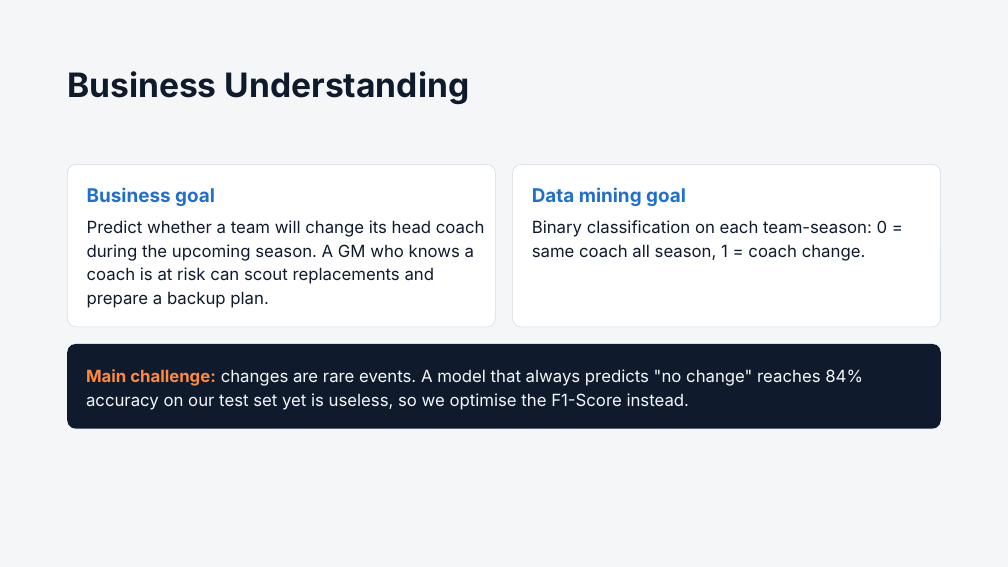
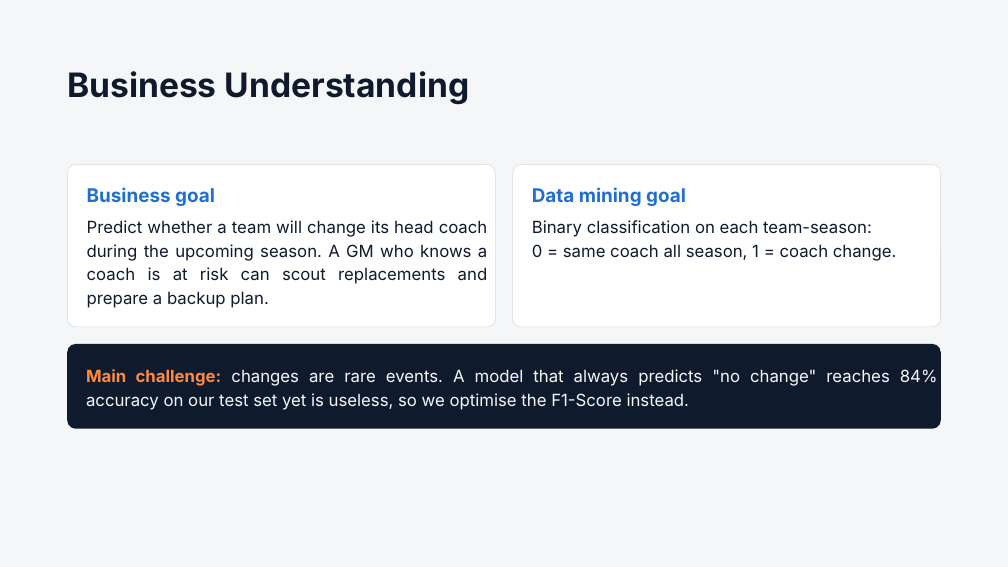
Before and after one commit to Nathan-Pinheiro/AC_hockey_predictions, a slide deck: slide 6 of Predicting NHL Head Coach Changes.pptx. Drawn at 1008x567 pixels with LibreOffice and Linux fonts; fonts in the diff are those of the drawing. Boxes give left, top, right and bottom in pixels: in the first picture for what was removed or moved away, otherwise in the second. Text is boxed around its words. In the diff, an @@ line names an element or a change of style, - is before the commit and + after.

Commit message:
coaches architecture update & presentation upgraded

```diff
--- a/Predicting NHL Head Coach Changes.pptx
+++ b/Predicting NHL Head Coach Changes.pptx
@@ text "Predict whether a team will ..." at box(87, 220, 488, 308): alignment left to justified @@
@@ text at box(532, 220, 897, 261): text changed @@
-Binary classification on each team-season: 0 = same coach all season, 1 = coach change.
+Binary classification on each team-season:
+0 = same coach all season, 1 = coach change.
@@ rounded rectangle "Main challenge: changes are rare ..." at box(67, 344, 941, 429): alignment left to justified @@
```
Also in this commit, not shown: 7 other slides changed, 1 slide added, 2 other files.
